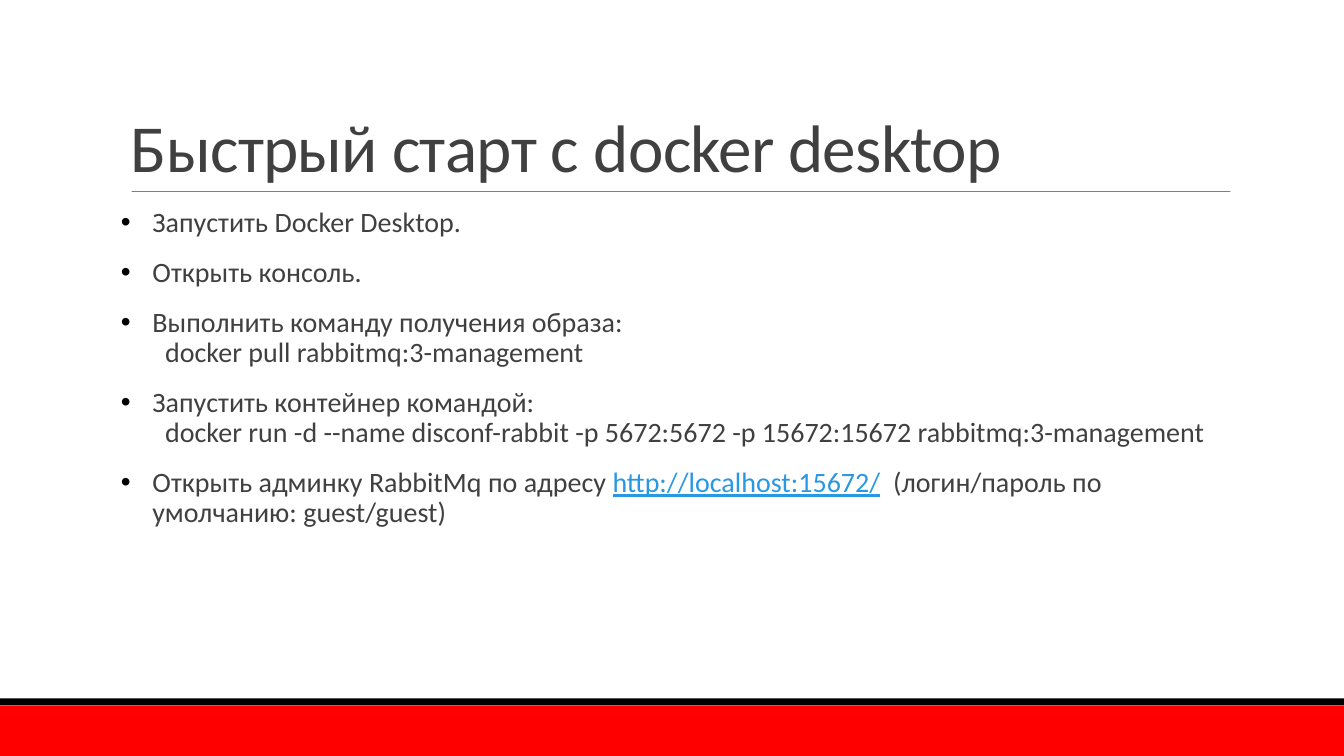
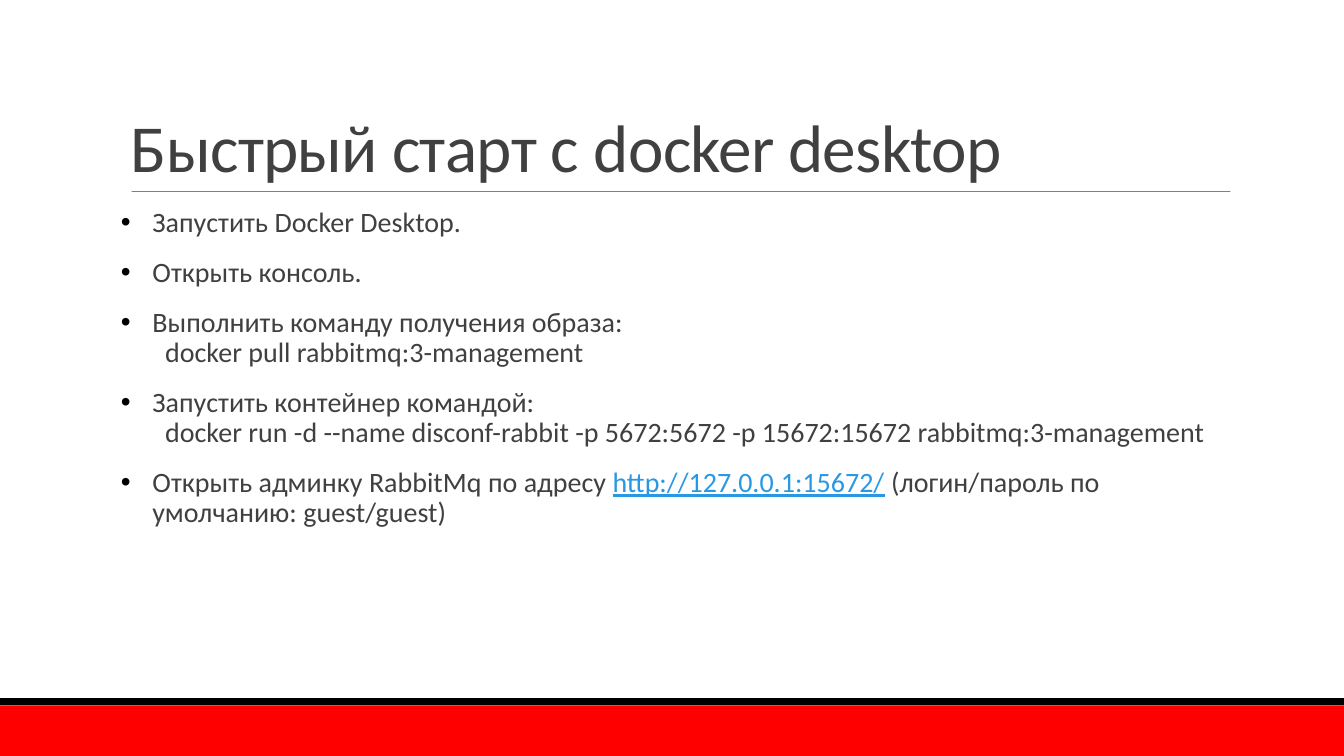
Before and after one commit to TurCons/DisconfRabbitMq, a slide deck: slide 3 of presentation/RabbitMQ.pptx (slide 4 before the commit). Drawn at 1344x756 pixels with LibreOffice and Linux fonts; fonts in the diff are those of the drawing; background and template pictures are left out. Boxes give left, top, right and bottom in pixels: in the first picture for what was removed or moved away, otherwise in the second. Text is boxed around its words. In the diff, an @@ line names an element or a change of style, - is before the commit and + after.

```diff
--- a/presentation/RabbitMQ.pptx
+++ b/presentation/RabbitMQ.pptx
@@ text at (152, 472, 1099, 527): text changed @@
-• Открыть админку RabbitMq по адресу http://localhost:15672/ (логин/пароль по умолчанию: guest/guest)
+• Открыть админку RabbitMq по адресу http://127.0.0.1:15672/ (логин/пароль по умолчанию: guest/guest)
```
Also in this commit, not shown: 3 other slides changed, 1 slide added, 1 slide removed, 2 other files.
